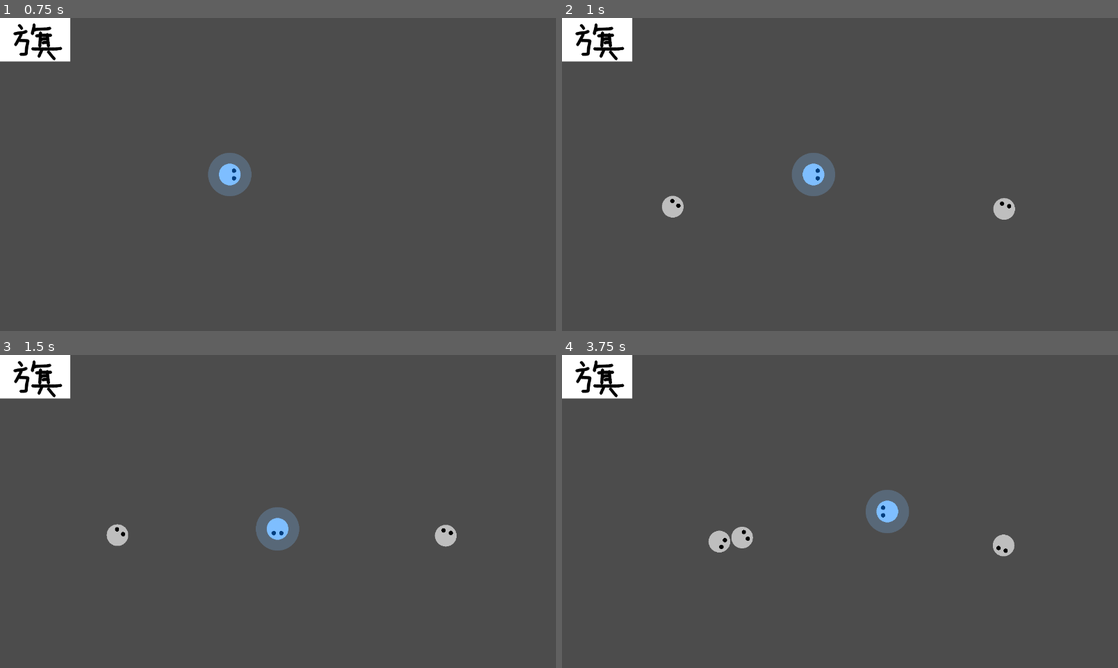
Above: before the commit, frames 1-4 (two rows, left to right).
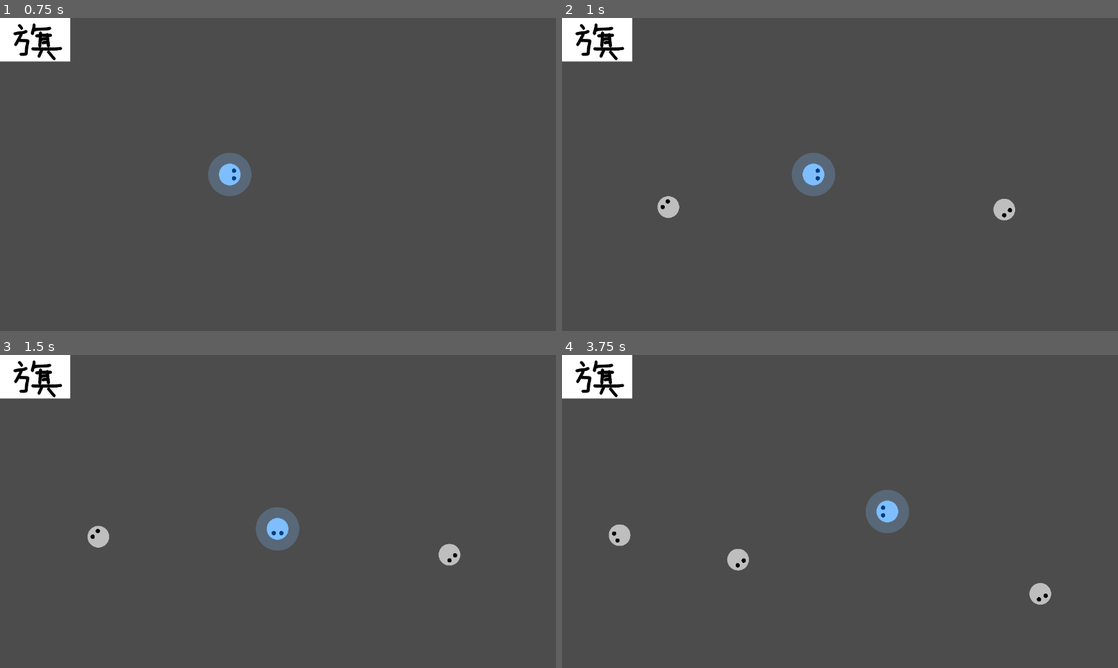
Above: after the commit, the same moments.

Repository: saimukzi/NfaoPoSim
Game: Godot game, scene res://DemoStage/DemoStage.tscn
The game is run twice, just before and just after one commit, with the same random seed, the same clock (stepped at 60 frames per second) and the same inputs. Sound files missing from this copy of the repository are replaced by a short silence.
Inputs:
- Up to frame 1 (0.75 s): tap Enter at 0.5 s; hold Right (game_right) from 0.53 s (still down); hold Z (game_eat) from 0.53 s (still down)
- Up to frame 2 (1 s): keep holding Right (game_right); keep holding Z (game_eat)
- Up to frame 3 (1.5 s): release Right (game_right) at 1.28 s; release Z (game_eat) at 1.28 s; hold Down (game_down) from 1.28 s (still down); tap Z (game_eat) at 1.35 s
- Up to frame 4 (3.75 s): release Down (game_down) at 2.03 s; hold Right (game_right) 2.03-2.78 s; hold Z (game_eat) 2.03-2.78 s; hold Up (game_up) 2.78-3.53 s; tap Z (game_eat) at 2.85 s; hold Left (game_left) from 3.53 s (still down); hold Z (game_eat) from 3.53 s (still down)

Frame 1 is identical in both runs. In frame 2, 0.2% of the frame differs, in the area x 17-82%, y 56-65%; in frame 3, 0.8%; in frame 4, 1.3%, in the area x 8-88%, y 54-80%.

Commit message:
DemoMobSpawner spawn DemoMob

Diff:
--- /dev/null
+++ b/DemoStage/DemoMob.gd
@@ -0,0 +1,87 @@
+extends "res://Mobs/MobBase/MobBase.gd"
+
+export(NodePath) var anthem_system
+onready var anthem_system_node = get_node(anthem_system)
+
+onready var rand = $"/root/Runtime".rand
+
+var speed = 50
+var guilty_sec = 1
+var guilty_chance = 2-Const.PHI
+
+func _ready():
+	anthem_system_node.connect('flag_start',self,'_on_flag_start')
+	anthem_system_node.connect('flag_done',self,'_on_flag_done')
+	state_machine.set_next_state(NormalState.new())
+
+class MyState extends StateMachine.State:
+	var me
+	func init(): self.me = get_state_machine().me
+	func _physics_process(delta): pass
+	func _on_flag_start(flag_node): pass
+	func _on_flag_done(flag_node): pass
+
+func _physics_process(delta):
+	state()._physics_process(delta)
+func _on_flag_start(flag_node): state()._on_flag_start(flag_node)
+func _on_flag_done(flag_node): state()._on_flag_done(flag_node)
+
+class NormalState extends MyState:
+	var rotate_timeout = 0
+	func _physics_process(delta):
+		while delta > 0:
+			if rotate_timeout <= 0:
+				me.rotation = rand_range(0,2*PI)
+				rotate_timeout += rand_range(1,2)
+			var process_time = min(delta, rotate_timeout)
+			if process_time > 0:
+				var move_v2 = Vector2.RIGHT.rotated(me.rotation)
+				move_v2 *= me.speed
+				move_v2 *= process_time
+				me.position += move_v2
+				delta -= process_time
+				rotate_timeout -= process_time
+	func _on_flag_start(flag_node):
+		set_next_state(FlagState.new(flag_node))
+
+class FlagState extends MyState:
+	var flag_node
+	var rand_time_total
+	var non_guilty_chance
+	func _init(flag_node):
+		self.flag_node = flag_node
+	func init():
+		.init()
+		rand_time_total = flag_node.flag_time_total() - me.guilty_sec
+		non_guilty_chance = 1-me.guilty_chance
+	func start():
+		me.rotation = PI
+	func _physics_process(delta):
+		var flag_time_remain = flag_node.flag_time_remain()
+		if flag_time_remain < me.guilty_sec: return
+		var non_guilty_chance_delta = pow(non_guilty_chance, delta/rand_time_total)
+		if me.rand.randf() > non_guilty_chance_delta:
+			set_next_state(GuiltyState.new(flag_node))
+	func _on_flag_done(flag_node):
+		set_next_state(NormalState.new())
+
+class GuiltyState extends MyState:
+	var flag_node
+	func _init(flag_node): self.flag_node = flag_node
+	func start():
+		run()
+	func run():
+		me.rotation = 0
+		yield(me.get_tree().create_timer(me.guilty_sec), "timeout")
+		set_next_state(FlagState.new(flag_node))
+	func _on_flag_done(flag_node):
+		set_next_state(NormalState.new())
+
+class MyStateMachine extends StateMachine:
+	var me
+	func _init(me).(): self.me = me
+	func default_state(): return MyState.new()
+
+onready var state_machine = MyStateMachine.new(self)
+func state():
+	return state_machine.state()
--- /dev/null
+++ b/DemoStage/DemoMob.tscn
@@ -0,0 +1,11 @@
+[gd_scene load_steps=3 format=2]
+
+[ext_resource path="res://Mobs/MobBase/MobBase.tscn" type="PackedScene" id=1]
+[ext_resource path="res://DemoStage/DemoMob.gd" type="Script" id=2]
+
+[node name="DemoMob" instance=ExtResource( 1 )]
+script = ExtResource( 2 )
+anthem_system = NodePath("")
+
+[node name="CharBase" parent="." index="0"]
+modulate = Color( 0.74902, 0.74902, 0.74902, 1 )
--- a/DemoStage/DemoMobSpawner.gd
+++ b/DemoStage/DemoMobSpawner.gd
@@ -9,7 +9,7 @@
 onready var anthem_system_node = get_node(anthem_system)
 onready var anthem_system_node_abs_path = anthem_system_node.get_path()
 
-onready var random_move_mob_scene = preload("res://Mobs/RandomMoveMob/RandomMoveMob.tscn")
+onready var mob_scene = preload("res://DemoStage/DemoMob.tscn")
 onready var rand = $"/root/Runtime".rand
 
 func _physics_process(delta):
@@ -18,7 +18,7 @@
 
 func spawn_mod():
 	$"Path2D/PathFollow2D".unit_offset = rand.randf()
-	var mob_instance = random_move_mob_scene.instance() as Node2D
+	var mob_instance = mob_scene.instance() as Node2D
 	mob_instance.anthem_system = anthem_system_node_abs_path
 	map_node.add_child(mob_instance)
 	mob_instance.global_position = $"Path2D/PathFollow2D".global_position
